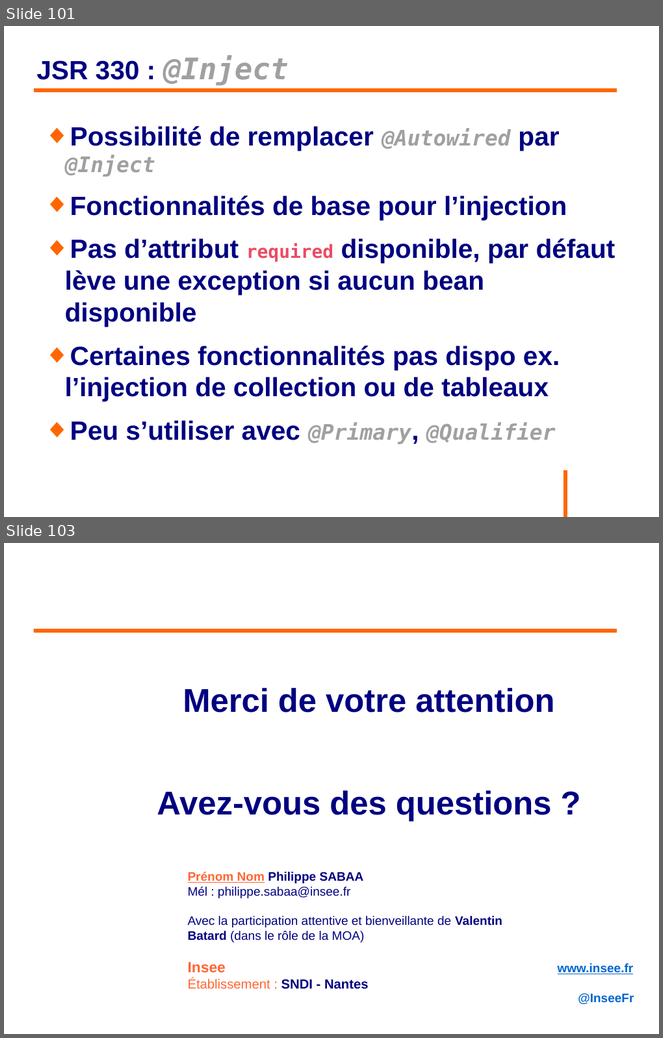
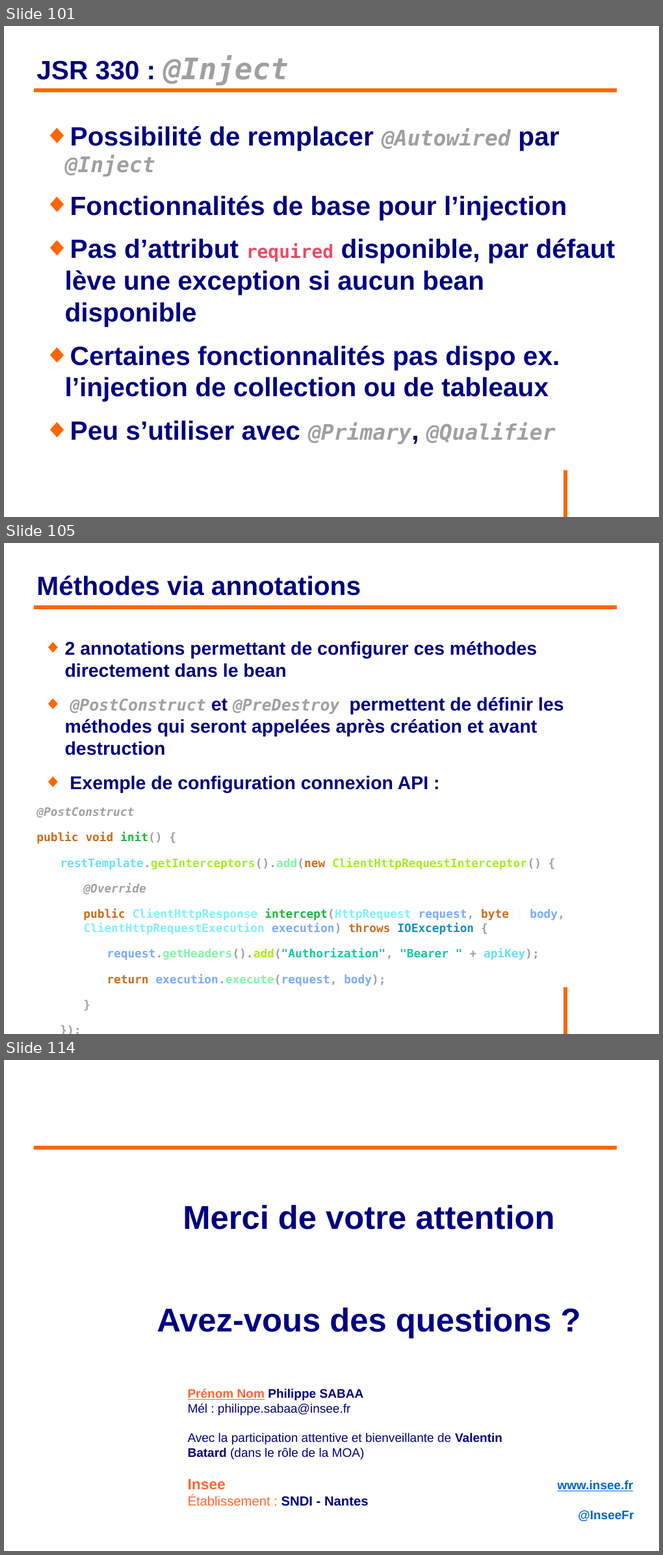
Before and after one commit to philphils/formation-spring, a slide deck: Documentation/diapo_formation_spring.odp. Shown one above the other, each under a label of ours: slides 101 and 103 before the commit, slides 101, 105 and 114 after it; the slides between them are not shown. The pictures are 663x1038 and 663x1555 pixels, drawn with LibreOffice and Linux fonts; fonts in the diff are those of the drawing; background and template pictures are left out. Boxes give left, top, right and bottom in pixels: in the first picture for what was removed or moved away, otherwise in the second. Text is boxed around its words. In the diff, an @@ line names an element or a change of style, - is before the commit and + after.

```diff
--- a/Documentation/diapo_formation_spring.odp
+++ b/Documentation/diapo_formation_spring.odp
@@ slide 105 added at [4,543,659,1034], background #FFFFFF; not listed: 1 template element that a slide beside it also shows @@
@@ title added at [36,575,361,596], 32 pt, text #000080, bold @@
+Méthodes via annotations
@@ line added from (34, 607) to (618, 607), #FF6600 4.54 pt @@
@@ text added at [36,641,565,960], 14 pt, text #000080, bold @@
+◆ 2 annotations permettant de configurer ces méthodes directement dans le bean
+◆ @PostConstruct et @PreDestroy permettent de définir les méthodes qui seront appelées après création et avant destruction
+◆ Exemple de configuration connexion API :
+@PostConstruct
+public void init() {
+restTemplate.getInterceptors().add(new ClientHttpRequestInterceptor() {
+@Override
+public ClientHttpResponse intercept(HttpRequest request, byte[] body, ClientHttpRequestExecution execution) throws IOException {
+request.getHeaders().add("Authorization", "Bearer " + apiKey);
+return execution.execute(request, body);
+}
+});
+}
@@ what was slide 103 is now slide 114 @@
```
Also in this commit, not shown: 2 slides changed, 10 other slides added.
